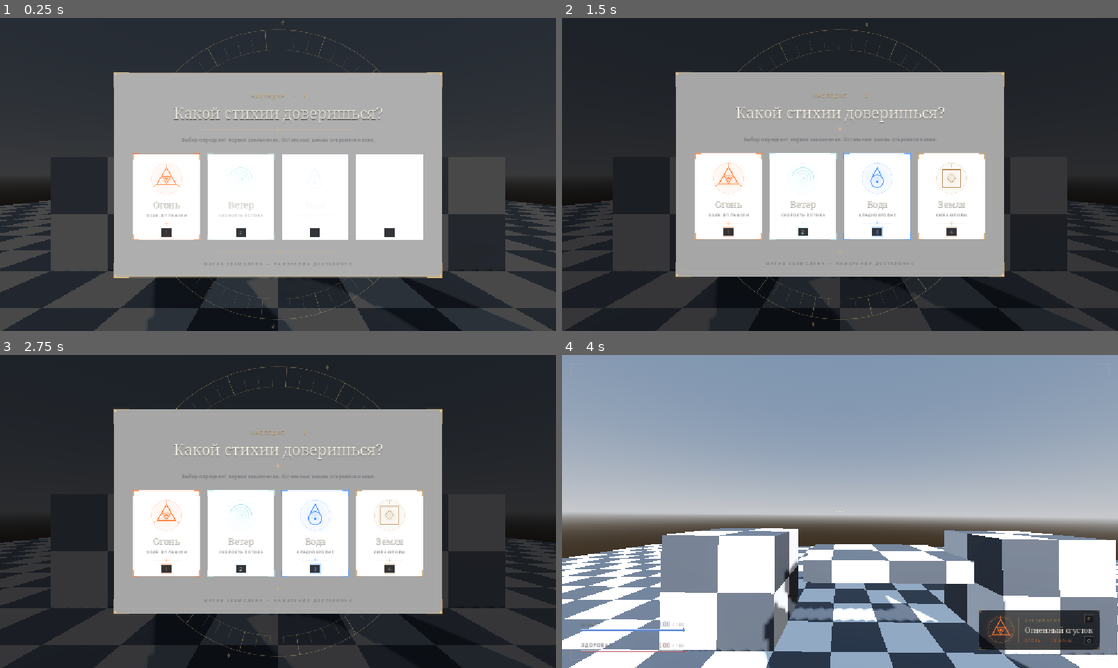
Above: before the commit, frames 1-4 (two rows, left to right).
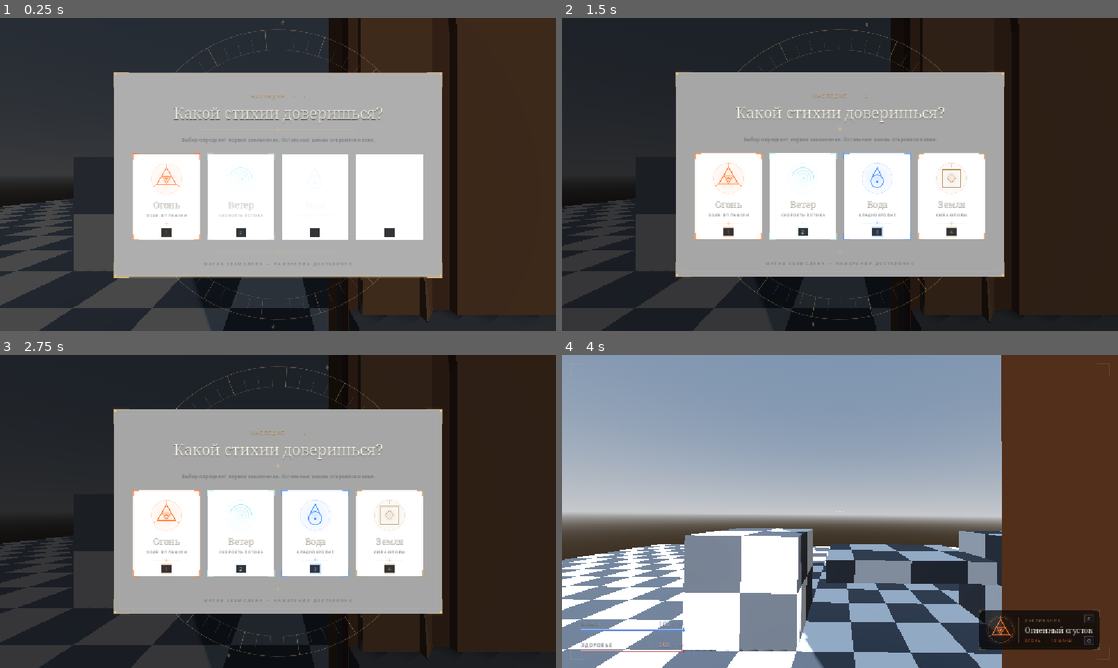
Above: after the commit, the same moments.

Repository: Tunwell1/test-game
Game: Godot game, scene res://main.tscn
Same seed, same stepped clock (60 frames per second), same inputs: the game is played once before the commit and once after it.
Inputs (mouse positions are in pixels of both pictures, inside the frame that each line leads up to):
- Up to frame 1 (0.25 s): no input
- Up to frame 2 (1.5 s): tap Enter at 0.5 s; move the mouse to (962, 158) at 0.52 s; hold D (move_right) 0.53-1.28 s; tap F (cast_spell) at 0.6 s; click (962, 158) at 0.67 s; tap Space (jump) at 0.77 s; move the mouse to (728, 190) at 1.27 s; hold S (move_back) from 1.28 s (still down); tap Ctrl (crouch) at 1.35 s
- Up to frame 3 (2.75 s): tap Space (jump) at 1.52 s; move the mouse to (333, 442) at 2.02 s; release S (move_back) at 2.03 s; hold D (move_right) from 2.03 s (still down); tap E (interact) at 2.1 s
- Up to frame 4 (4 s): move the mouse to (812, 574) at 2.77 s; release D (move_right) at 2.78 s; hold W (move_forward) 2.78-3.53 s; tap Q (next_spell) at 2.85 s; click (812, 574) at 2.92 s; tap Space (jump) at 3.02, 3.5, 3.77 s; move the mouse to (1006, 558) at 3.52 s; hold A (move_left) from 3.53 s (still down); tap 1 (pick_school_1) at 3.6 s

The runs differ from the first frame. In frame 1, 31% of the frame differs, in the area x 0-100%, y 0-100%; in frame 2, 14%; in frame 3, 14%; in frame 4, 37%.

Commit message:
test commit

Diff:
--- a/main.tscn
+++ b/main.tscn
@@ -4,7 +4,11 @@
 [ext_resource type="PackedScene" uid="uid://bhi4jx35v07ov" path="res://player.tscn" id="2_player"]
 [ext_resource type="Script" uid="uid://cwgtp0lhnuofk" path="res://Interactable.gd" id="3_interact"]
 [ext_resource type="Script" uid="uid://cnjr2p75ao1pj" path="res://enemy_health_overlay.gd" id="5_overlay"]
+[ext_resource type="PackedScene" path="res://Models/Wall_with_collision.tscn" id="6_7mycd"]
+[ext_resource type="Script" uid="uid://cls3h3omxp6pi" path="res://Models/static_mesh_collision.gd" id="6_kek77"]
+[ext_resource type="PackedScene" path="res://Models/Wall_and_two_windows_with_collision.tscn" id="7_two_windows"]
 [ext_resource type="PackedScene" path="res://Models/Wall_door_with_collision.tscn" id="8_door"]
+[ext_resource type="PackedScene" path="res://Models/Wall_and_window_with_collision.tscn" id="9_window"]
 
 [sub_resource type="ProceduralSkyMaterial" id="ProceduralSkyMaterial_1"]
 sky_horizon_color = Color(0.64625, 0.65575, 0.67075, 1)
@@ -129,5 +133,23 @@
 [node name="EnemyHealthOverlay" type="CanvasLayer" parent="." unique_id=1864914020]
 script = ExtResource("5_overlay")
 
-[node name="WallDoor" parent="." unique_id=2097753319 instance=ExtResource("8_door")]
-transform = Transform3D(0.6, 0, 0, 0, 0.6, 0, 0, 0, 0.6, 0.53, 0, 1.678)
+[node name="WallRun" type="Node3D" parent="." unique_id=1737964240]
+
+[node name="door_00" type="StaticBody3D" parent="WallRun" unique_id=326836813 instance=ExtResource("8_door")]
+script = ExtResource("6_kek77")
+
+[node name="window_01" type="StaticBody3D" parent="WallRun" unique_id=736286938 instance=ExtResource("9_window")]
+transform = Transform3D(1, 0, 0, 0, 1, 0, 0, 0, 1, 6.4, 0, 0)
+script = ExtResource("6_kek77")
+
+[node name="wall_02" type="StaticBody3D" parent="WallRun" unique_id=1749635324 instance=ExtResource("6_7mycd")]
+transform = Transform3D(1, 0, 0, 0, 1, 0, 0, 0, 1, 12.8, 0, 0)
+script = ExtResource("6_kek77")
+
+[node name="two_windows_03" type="StaticBody3D" parent="WallRun" unique_id=174319845 instance=ExtResource("7_two_windows")]
+transform = Transform3D(1, 0, 0, 0, 1, 0, 0, 0, 1, 19.2, 0, 0)
+script = ExtResource("6_kek77")
+
+[node name="wall_04" type="StaticBody3D" parent="WallRun" unique_id=817183101 instance=ExtResource("6_7mycd")]
+transform = Transform3D(1, 0, 0, 0, 1, 0, 0, 0, 1, 25.6, 0, 0)
+script = ExtResource("6_kek77")
Binary file changed: Models/Wall.glb
Not shown, changed: Models/Wall.glb.import
Not shown, added: Tools/wall_builder.gd.uid
